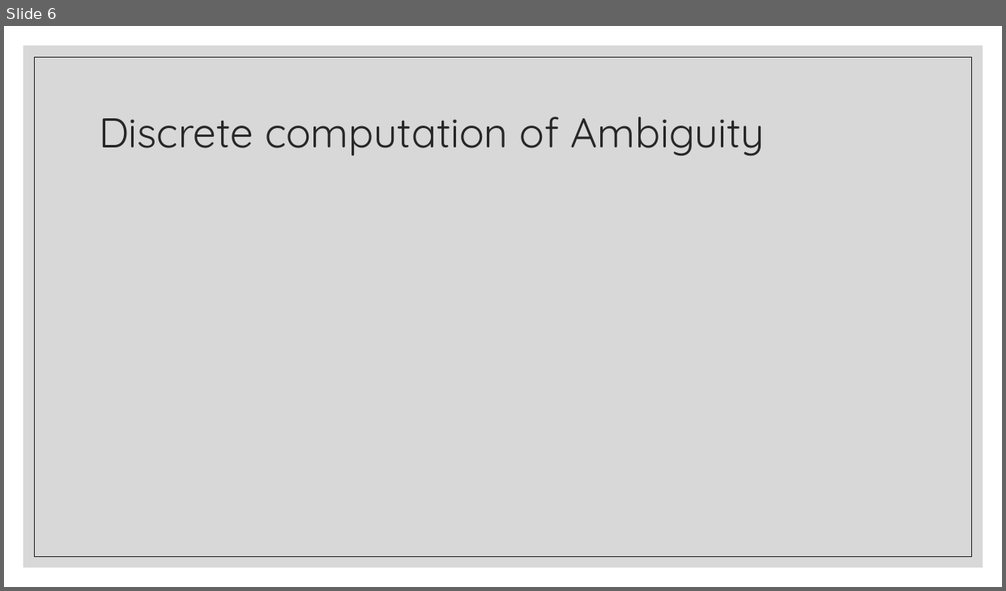
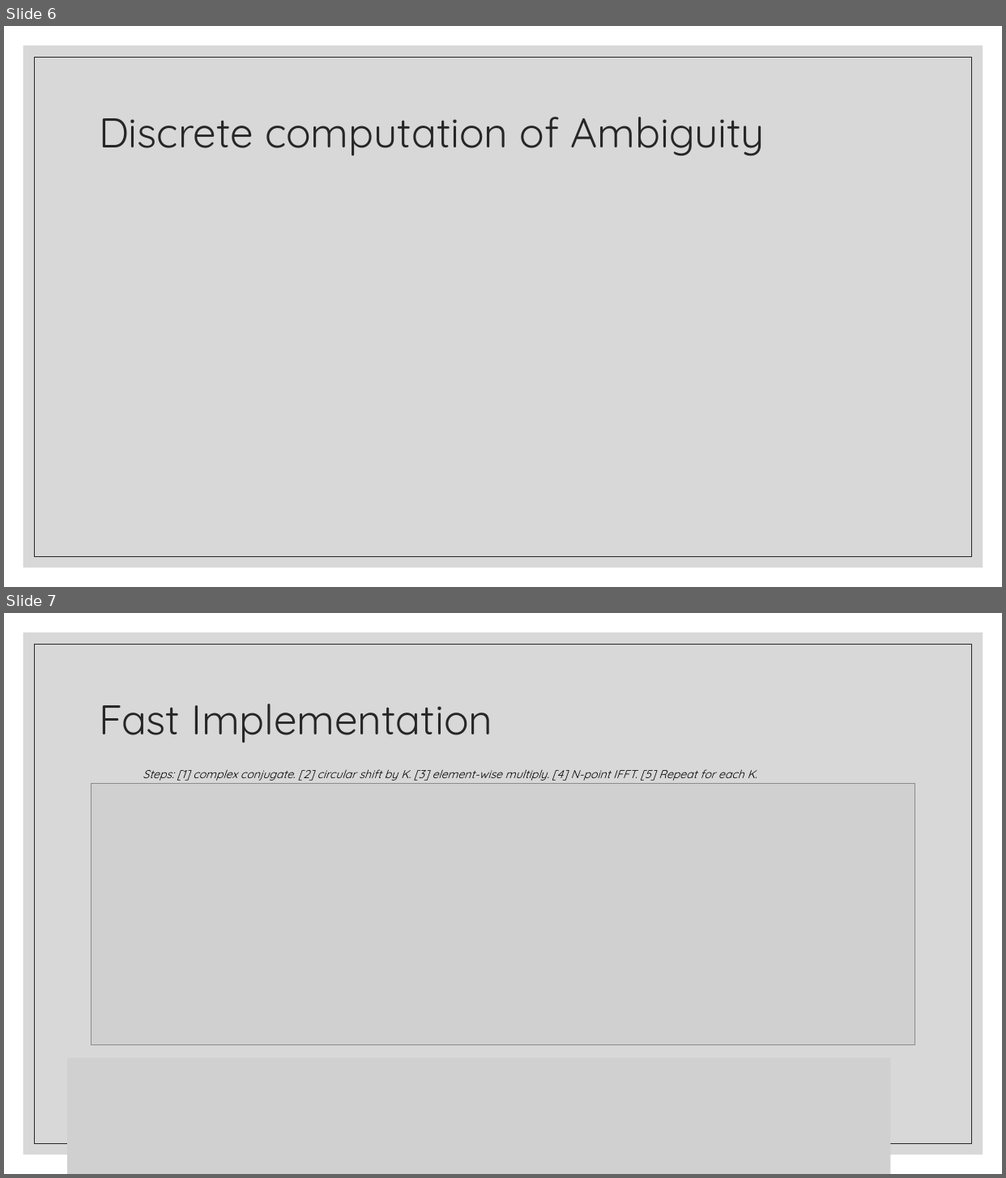
Before and after one commit to efreneau/Ambiguity-Function, a slide deck: The ambiguity function with applications.pptx. Shown one above the other, each under a label of ours: slide 6 before the commit, slides 6 and 7 after it. The pictures are 1006x591 and 1006x1178 pixels, drawn with LibreOffice and Linux fonts; fonts in the diff are those of the drawing; grey boxes stand for pictures. Boxes give left, top, right and bottom in pixels: in the first picture for what was removed or moved away, otherwise in the second. Text is boxed around its words. In the diff, an @@ line names an element or a change of style, - is before the commit and + after.

```diff
--- a/The ambiguity function with applications.pptx
+++ b/The ambiguity function with applications.pptx
@@ slide 7 added at (x1=4, y1=613, x2=1002, y2=1174), background #FFFFFF; not listed: 2 template elements that a slide beside it also shows @@
@@ title added at (x1=99, y1=704, x2=492, y2=743), 40 pt, text #262626 @@
+Fast Implementation
@@ text added at (x1=143, y1=769, x2=757, y2=781), 11 pt, text #000000, italic @@
+Steps: [1] complex conjugate. [2] circular shift by K. [3] element-wise multiply. [4] N-point IFFT. [5] Repeat for each K.
@@ picture added at (x1=91, y1=783, x2=915, y2=1045) @@
@@ picture added at (x1=68, y1=1059, x2=891, y2=1174) @@
```
Also in this commit, not shown: 2 slides changed, 3 other slides added, 1 slide removed, 1 other file.
